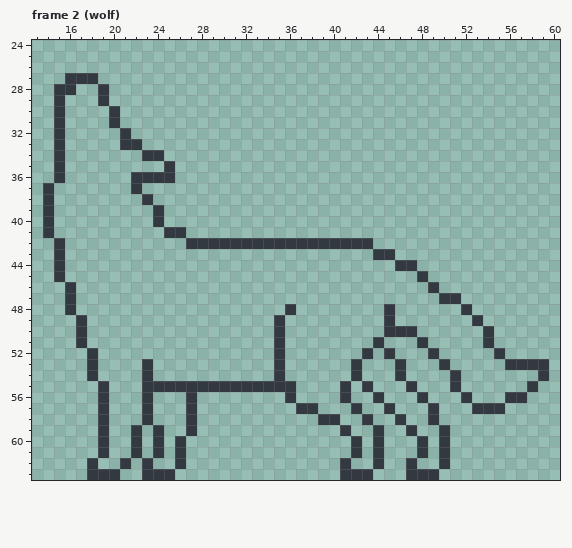
One commit to this pixel-art file: Assets/Tilemap/Animations/ReleasedAnimal/released_animals.ase. The first picture shows the starting point.
64x64 pixels, 5 frames. Shown: frame 2 (wolf): x 13..60, y 24..63. The commit also changed other frames, which this record leaves out.
Once edited:
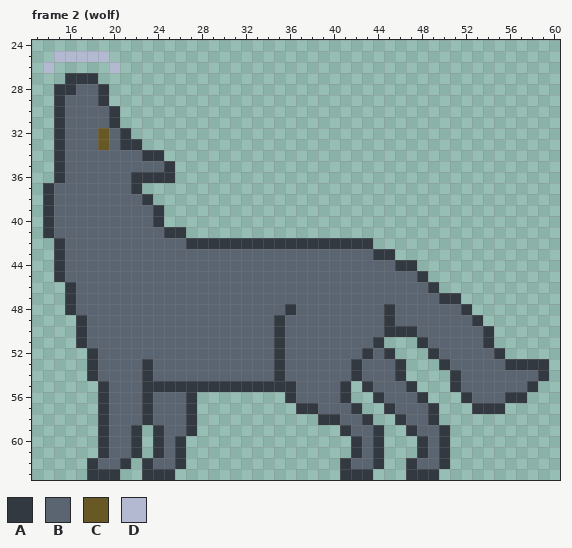
Palette (. is transparent): A #333941  B #5b6572  C #685924  D #b3b9d1
Message: example wolf anim
What changed:
Changed rows in their new state; - is an unchanged pixel.
Frame 2 (wolf):
first column x 14:
25 -DDDDD---------------------------------------
26 D-----D--------------------------------------
28 ---BB----------------------------------------
29 --BBB----------------------------------------
30 --BBBB---------------------------------------
31 --BBBB---------------------------------------
32 --BBBCB--------------------------------------
33 --BBBCB--------------------------------------
34 --BBBBBBB------------------------------------
35 --BBBBBBBBB----------------------------------
36 --BBBBBB-------------------------------------
37 -BBBBBBB-------------------------------------
38 -BBBBBBBB------------------------------------
39 -BBBBBBBBB-----------------------------------
40 -BBBBBBBBB-----------------------------------
41 -BBBBBBBBBB----------------------------------
42 --BBBBBBBBBBB--------------------------------
43 --BBBBBBBBBBBBBBBBBBBBBBBBBBBB---------------
44 --BBBBBBBBBBBBBBBBBBBBBBBBBBBBBB-------------
45 --BBBBBBBBBBBBBBBBBBBBBBBBBBBBBBBB-----------
46 ---BBBBBBBBBBBBBBBBBBBBBBBBBBBBBBBB----------
47 ---BBBBBBBBBBBBBBBBBBBBBBBBBBBBBBBBB---------
48 ---BBBBBBBBBBBBBBBBBBB-BBBBBBBB-BBBBBB-------
49 ----BBBBBBBBBBBBBBBBB-BBBBBBBBB-BBBBBBB------
50 ----BBBBBBBBBBBBBBBBB-BBBBBBBBB---BBBBBB-----
51 ----BBBBBBBBBBBBBBBBB-BBBBBBBB-----BBBBB-----
52 -----BBBBBBBBBBBBBBBB-BBBBBBB-B-----BBBBB----
53 -----BBBB-BBBBBBBBBBB-BBBBBB-BBB-----BBBBB---
54 -----BBBB-BBBBBBBBBBB-BBBBBB-BBB------BBBBBBB
55 ------BBB--------------BBBB---BBB-----BBBBBB-
56 ------BBB-BBB----------BBBB----BBB-----BBB---
57 ------BBB-BBB------------BBB----BBB----------
58 ------BBB-BBB--------------BB----BB----------
59 ------BB---BB---------------BB----BB---------
60 ------BB---B-----------------B-----B---------
61 ------BB---B-----------------B-----B---------
62 -----BB---BB----------------BB----BB---------
Changed places in both pictures, as pixel boxes (x1, y1, x2, y2):
added: (43, 51, 538, 469)
